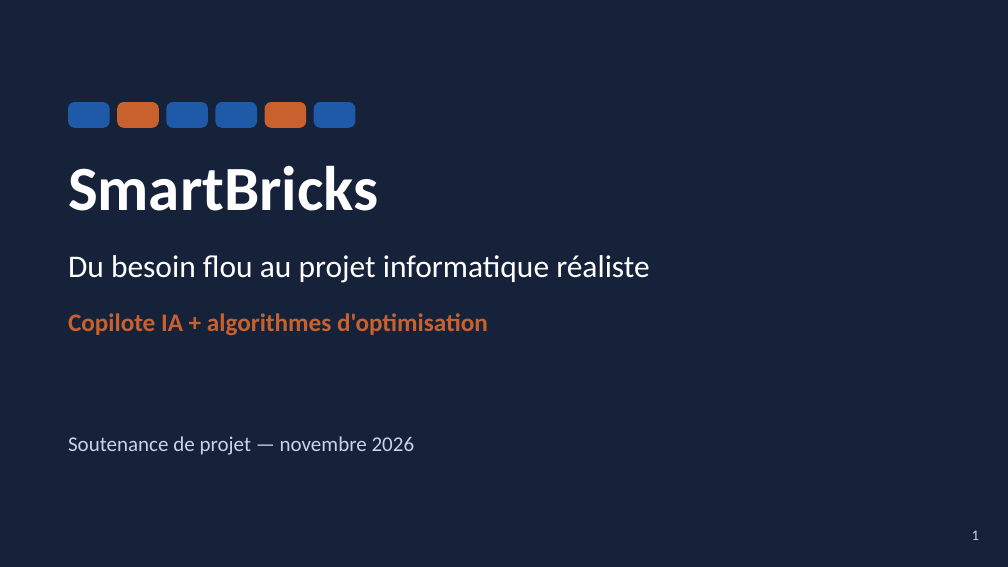
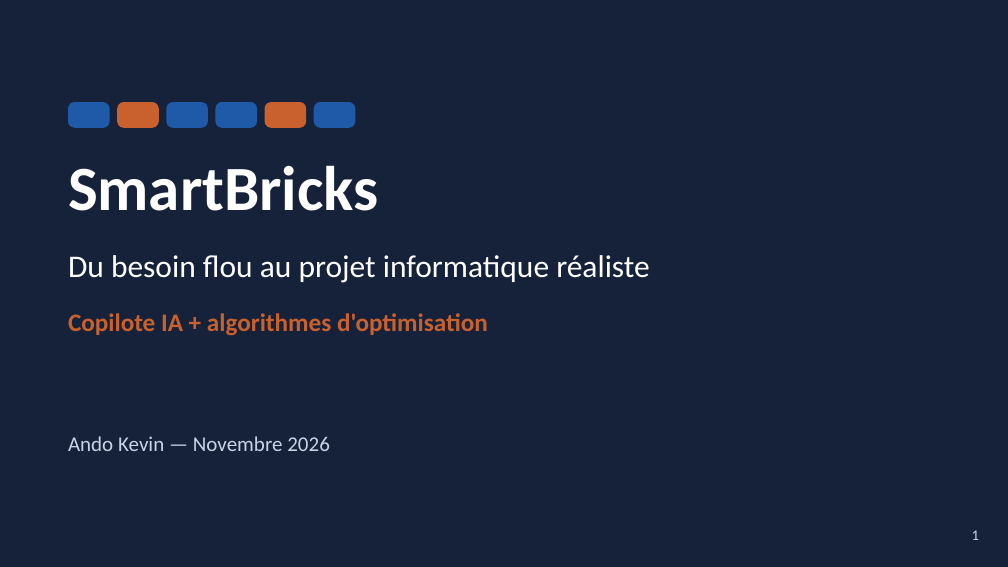
Before and after one commit to andokevin/smartbricks, a slide deck: slide 1 of docs/SmartBricks_presentation.pptx. Drawn at 1008x567 pixels with LibreOffice and Linux fonts; fonts in the diff are those of the drawing. Boxes give left, top, right and bottom in pixels: in the first picture for what was removed or moved away, otherwise in the second. Text is boxed around its words. In the diff, an @@ line names an element or a change of style, - is before the commit and + after.

```diff
--- a/docs/SmartBricks_presentation.pptx
+++ b/docs/SmartBricks_presentation.pptx
@@ text at box(68, 436, 330, 451): text changed @@
-Soutenance de projet — novembre 2026
+Ando Kevin — Novembre 2026
```
Also in this commit, not shown: 6 other slides changed, 17 slides added, 8 slides removed, 4 other files.
